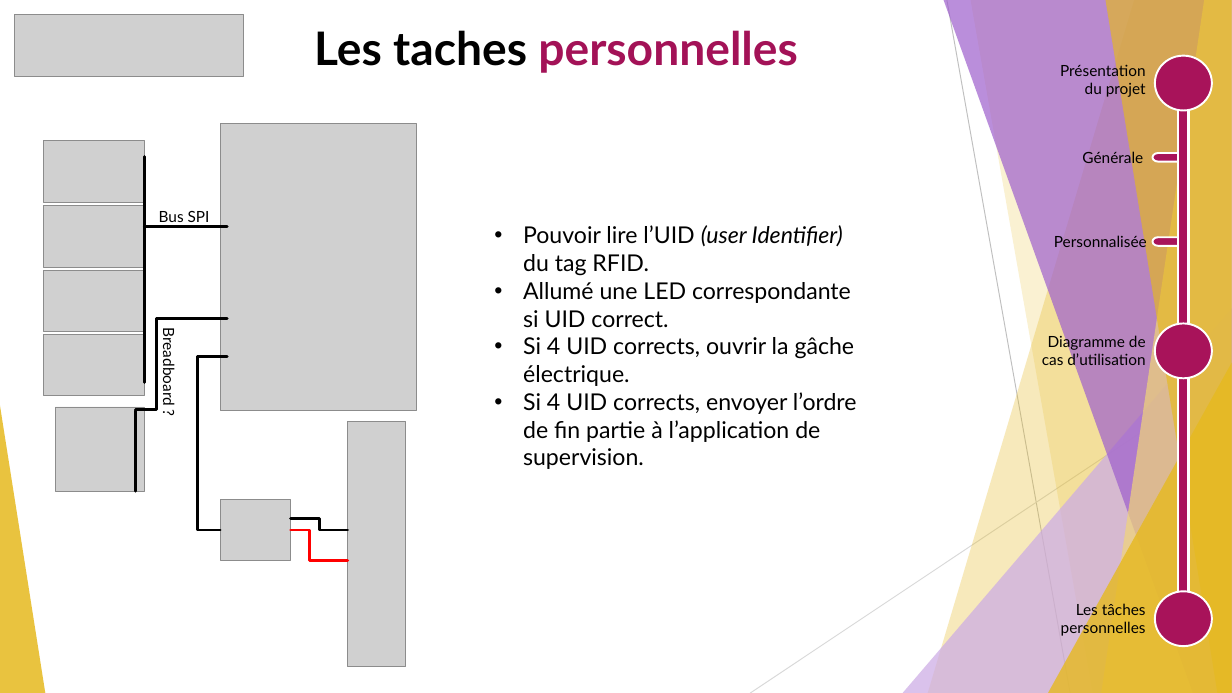
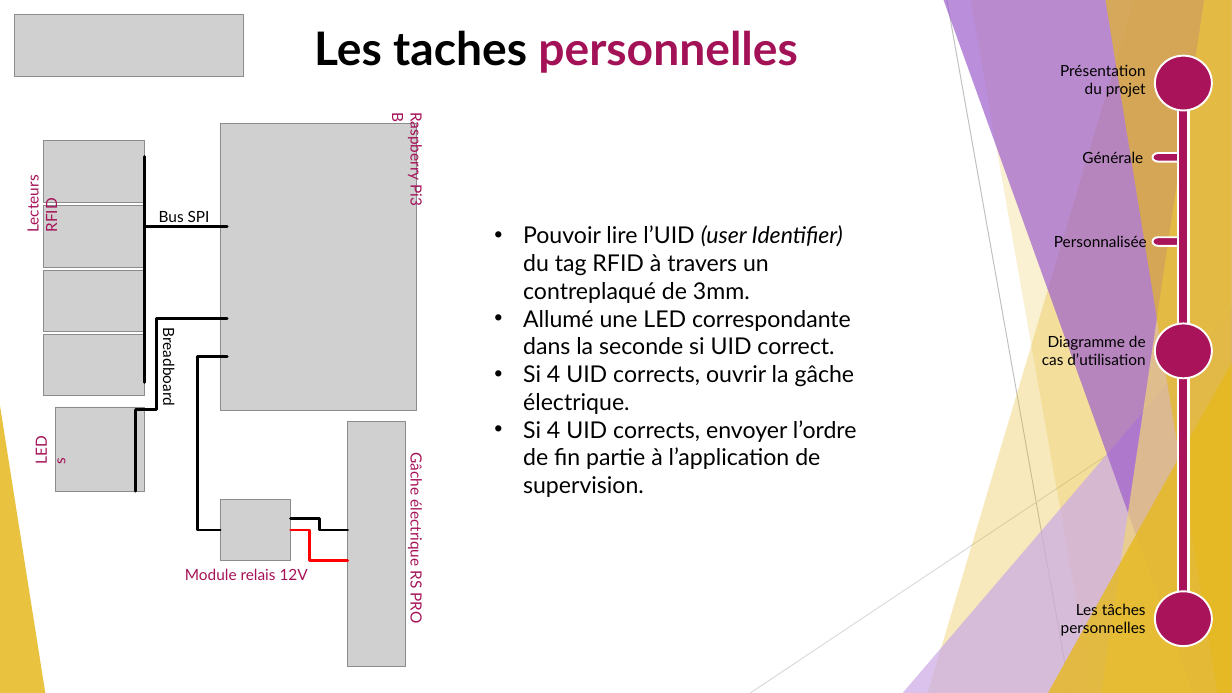
Before and after one commit to GuiguiMvn/Systeme-Escape-Game-Telethon, a slide deck: slide 6 of Guillaume/Documents/Revue 1 de projet étudiant 1 Escape Game Téléthon.pptx. Drawn at 1232x693 pixels with LibreOffice and Linux fonts; fonts in the diff are those of the drawing; grey boxes stand for pictures. Boxes give left, top, right and bottom in pixels: in the first picture for what was removed or moved away, otherwise in the second. Text is boxed around its words. In the diff, an @@ line names an element or a change of style, - is before the commit and + after.

Commit message:
Maj diapo

```diff
--- a/Guillaume/Documents/Revue 1 de projet étudiant 1 Escape Game Téléthon.pptx
+++ b/Guillaume/Documents/Revue 1 de projet étudiant 1 Escape Game Téléthon.pptx
@@ text added at (389, 113, 425, 206), 12 pt, text #A51258 @@
+Raspberry Pi3 B
@@ text added at (23, 180, 60, 231), 12 pt, text #A51258 @@
+Lecteurs RFID
@@ text at (523, 225, 851, 355): text changed @@
-• Pouvoir lire l’UID (user Identifier) du tag RFID.
-• Allumé une LED correspondante si UID correct.
+• Pouvoir lire l’UID (user Identifier) du tag RFID à travers un contreplaqué de 3mm.
+• Allumé une LED correspondante dans la seconde si UID correct.
@@ text added at (27, 421, 55, 474), 12 pt, text #A51258 @@
+LEDs
@@ text added at (407, 456, 425, 623), 12 pt, text #A51258 @@
+Gâche électrique RS PRO
@@ text added at (185, 568, 308, 580), 12 pt, text #A51258 @@
+Module relais 12V
```
